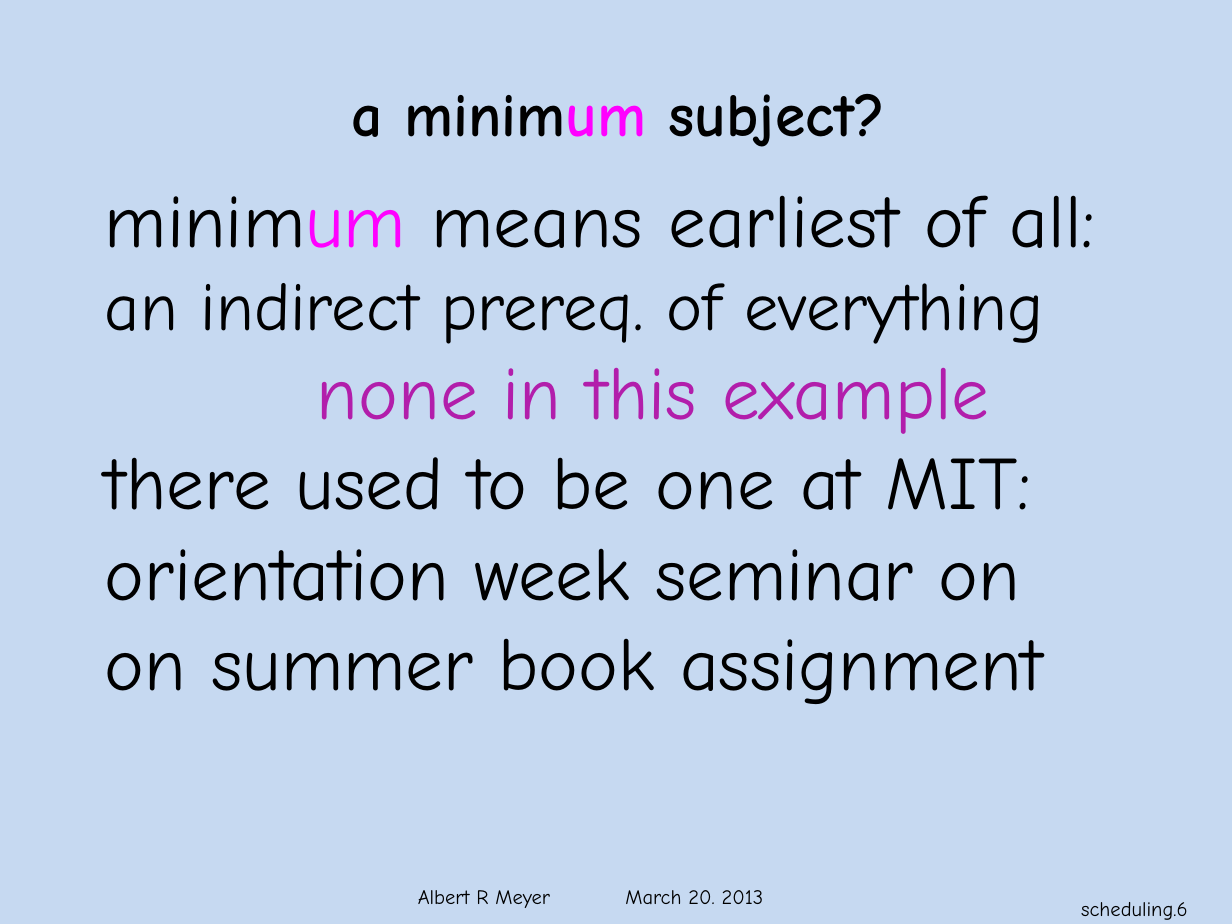
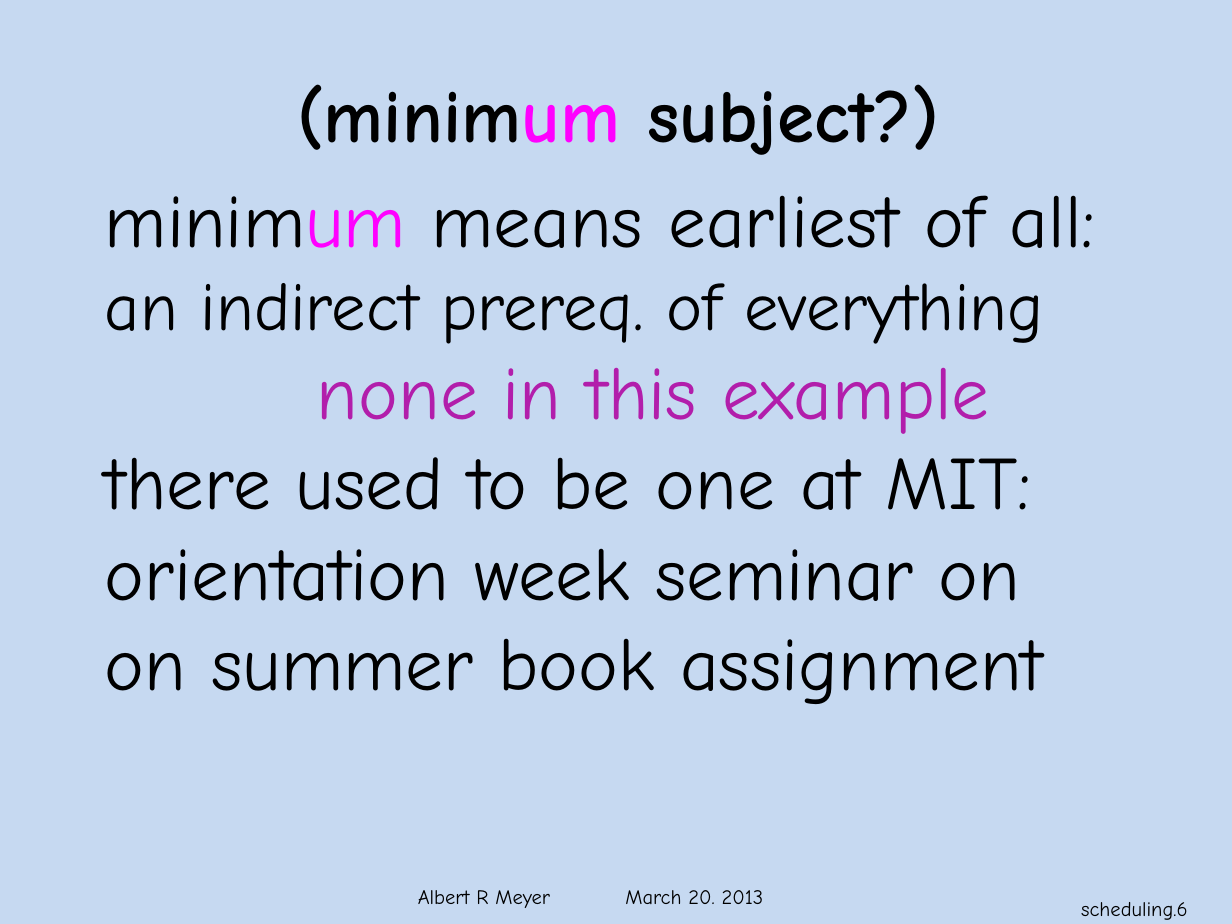
Before and after one commit to armeyer/mcs_web, a slide deck: slide 6 of spring13/slides13/scheduling.pptx. Drawn at 1232x924 pixels with LibreOffice and Linux fonts; fonts in the diff are those of the drawing; background and template pictures are left out. Boxes give left, top, right and bottom in pixels: in the first picture for what was removed or moved away, otherwise in the second. Text is boxed around its words. In the diff, an @@ line names an element or a change of style, - is before the commit and + after.

```diff
--- a/spring13/slides13/scheduling.pptx
+++ b/spring13/slides13/scheduling.pptx
@@ title at (x1=297, y1=84, x2=939, y2=155): text changed; size 36 to 44 pt @@
-a minimum subject?
+(minimum subject?)
```
Also in this commit, not shown: 2 other slides changed, 1 other file.
